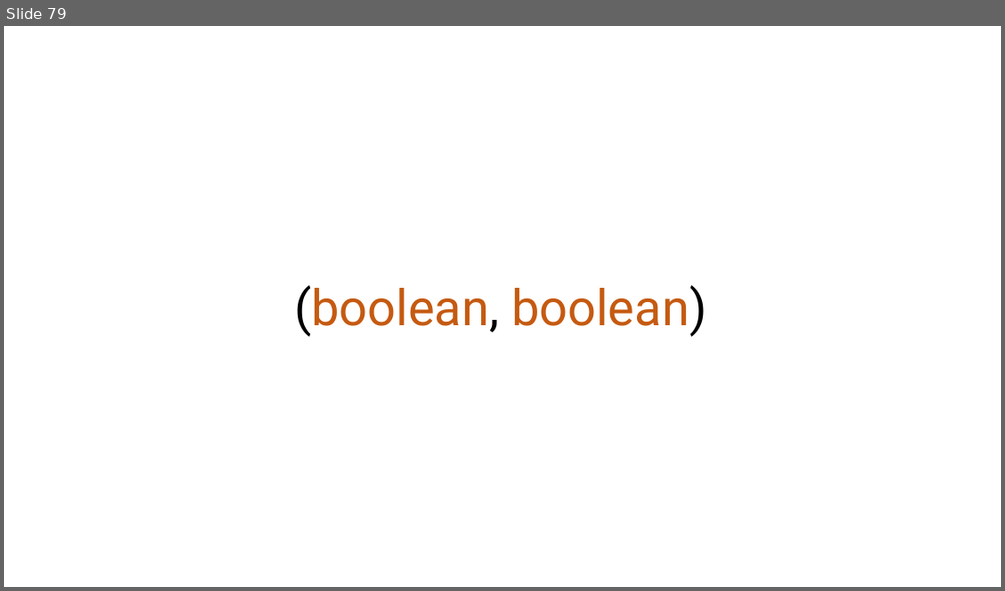
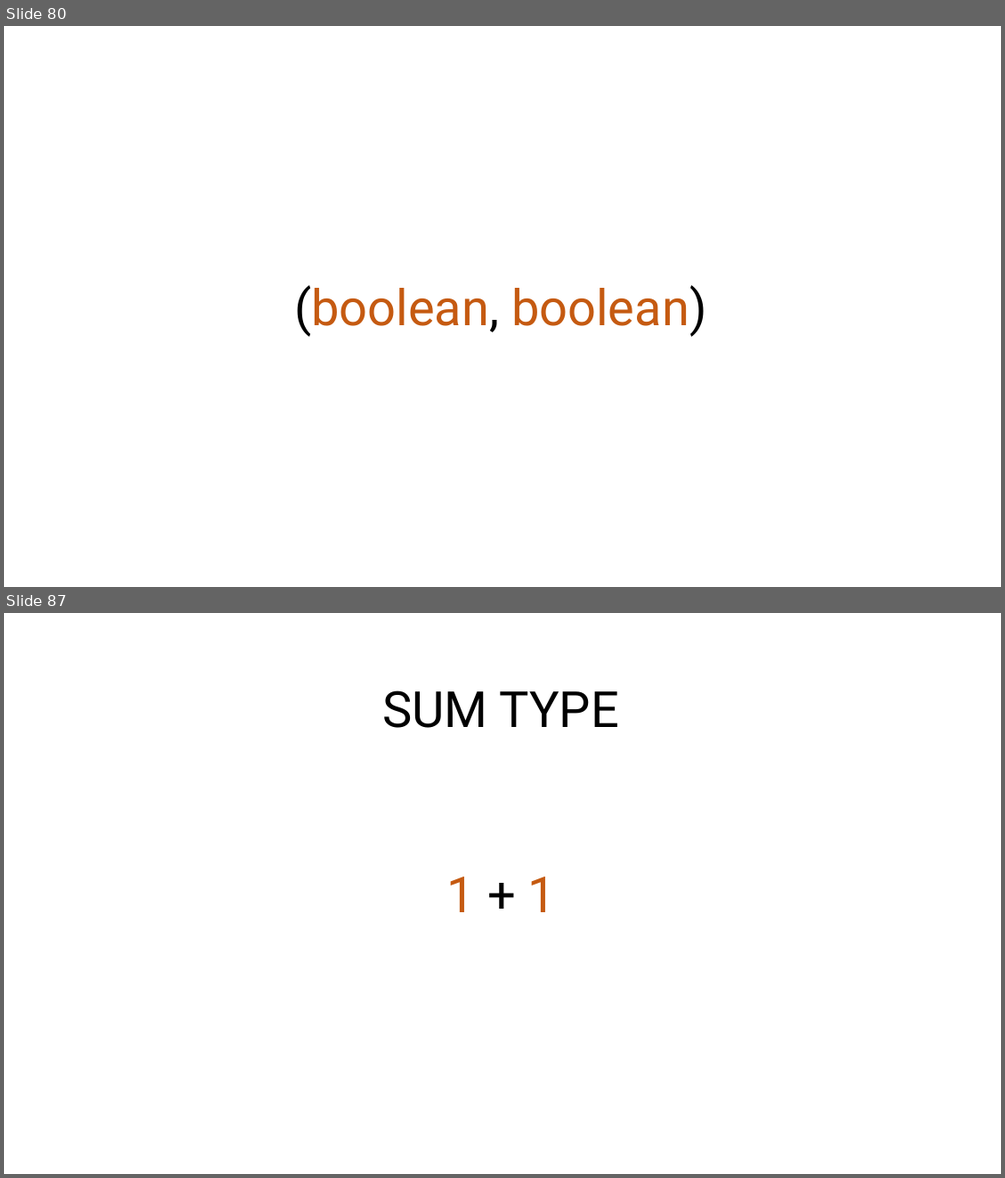
Before and after one commit to rkhaimov/brain-gym, a slide deck: Презентация.pptx. Shown one above the other, each under a label of ours: slide 79 before the commit, slides 80 and 87 after it; the slides between them are not shown. The pictures are 1005x591 and 1005x1178 pixels, drawn with LibreOffice and Linux fonts; fonts in the diff are those of the drawing. Boxes give left, top, right and bottom in pixels: in the first picture for what was removed or moved away, otherwise in the second. Text is boxed around its words. In the diff, an @@ line names an element or a change of style, - is before the commit and + after.

```diff
--- a/Презентация.pptx
+++ b/Презентация.pptx
@@ slide 87 added at [4, 613, 1001, 1174], background #FFFFFF @@
@@ text added at [382, 690, 618, 728], 48 pt, text #000000 @@
+SUM TYPE
@@ text added at [447, 876, 556, 912], 48 pt, text #C55A11 @@
+1 + 1
@@ what was slide 79 is now slide 80 @@
```
Also in this commit, not shown: 1 slide changed, 18 other slides added, 8 slides removed, 4 other files.
